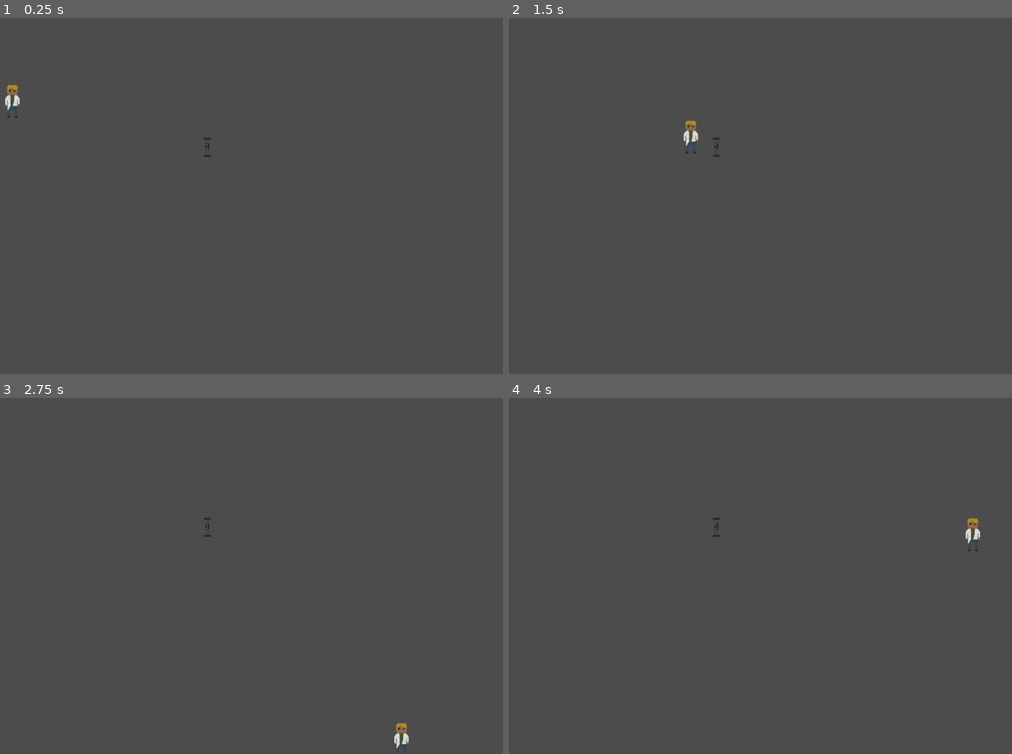
Above: before the commit, frames 1-4 (two rows, left to right).
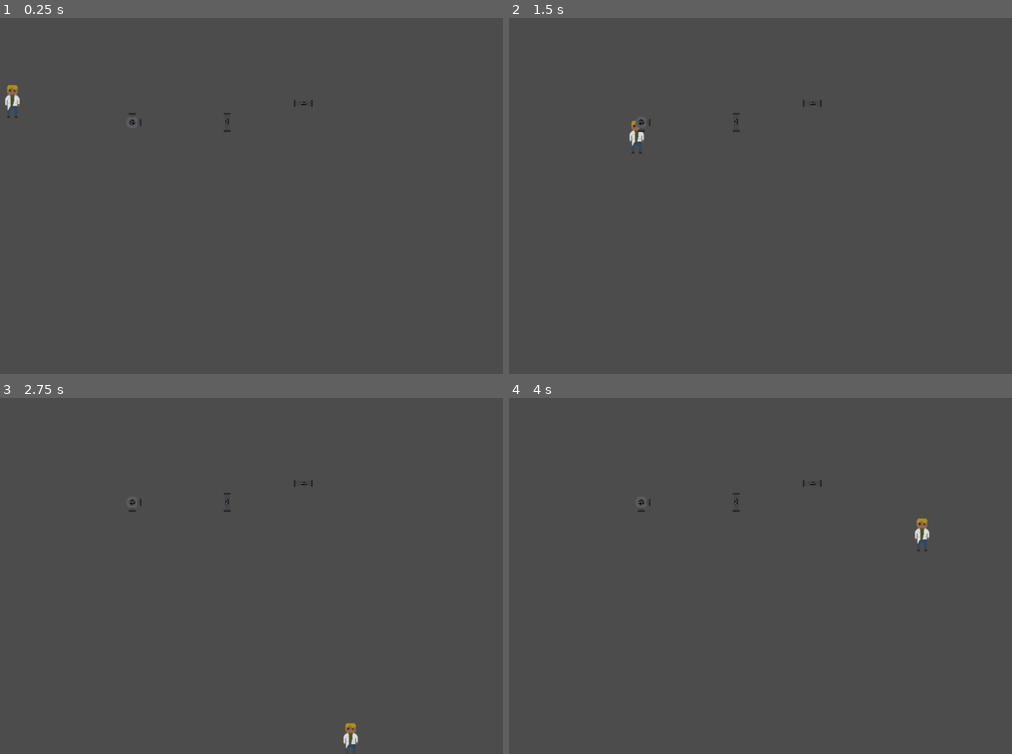
Above: after the commit, the same moments.

Repository: Wigui/GameJamCEMEA
Game: Godot game, scene res://Scene/World.tscn
The game is run twice, just before and just after one commit, with the same random seed, the same clock (stepped at 60 frames per second) and the same inputs. The project has no main scene, so this scene is started directly.
Inputs:
- Up to frame 1 (0.25 s): no input
- Up to frame 2 (1.5 s): tap Enter at 0.5 s; hold Right (ui_right) 0.53-1.28 s; tap Space (attraper) at 0.6, 1.35 s; hold Down (ui_down) from 1.28 s (still down)
- Up to frame 3 (2.75 s): release Down (ui_down) at 2.03 s; hold Right (ui_right) from 2.03 s (still down); tap Space (attraper) at 2.1 s
- Up to frame 4 (4 s): release Right (ui_right) at 2.78 s; hold Up (ui_up) 2.78-3.53 s; tap Space (attraper) at 2.85, 3.6 s; hold Left (ui_left) from 3.53 s (still down)

The runs differ from the first frame. In frame 1, less than 0.1% of the frame differs, in the area x 25-63%, y 23-39%; in frame 2, 0.4%; in frame 3, 0.4%; in frame 4, 0.4%, in the area x 25-94%, y 23-43%.
Error after the commit: Invalid call. Nonexistent function 'get_class' in base 'Nil'. (res://Scene/Player.gd:36)

Commit message:
1/3 de jeu atteins

Diff:
--- /dev/null
+++ b/Scene/FixedPipe.gd
@@ -0,0 +1,4 @@
+extends StaticBody2D
+
+func get_class():
+	return "FixedPipe"
--- /dev/null
+++ b/Scene/FixedPipe.tscn
@@ -0,0 +1,17 @@
+[gd_scene load_steps=4 format=2]
+
+[ext_resource path="res://Scene/FixedPipe.gd" type="Script" id=1]
+[ext_resource path="res://AssetGraphique/Tuyau/CoudeDeuxSortiesVide.png" type="Texture" id=2]
+
+[sub_resource type="RectangleShape2D" id=1]
+extents = Vector2( 13.2449, 13.429 )
+
+[node name="FixedPipe" type="StaticBody2D"]
+script = ExtResource( 1 )
+
+[node name="CollisionShape2D" type="CollisionShape2D" parent="."]
+position = Vector2( 3.14769, -3.1477 )
+shape = SubResource( 1 )
+
+[node name="Sprite" type="Sprite" parent="."]
+texture = ExtResource( 2 )
--- a/Scene/GrabArea.gd
+++ b/Scene/GrabArea.gd
@@ -8,13 +8,6 @@
 
 func _on_GrabArea_body_exited(body):
 	objets_superposes.erase(body)
-
-func attraper():
-	var objet = get_nearest_object()
-	if not objet:
-		return
-#	objet.collision_layer = 4
-#	objet.collision_mask = 4
 
 func get_nearest_object():
 	if objets_superposes.size()<=0:
@@ -31,3 +24,4 @@
 				min_distance = distance
 				objet_proche = objet
 	print(objet_proche)
+	return objet_proche
--- /dev/null
+++ b/Scene/Pipe.gd
@@ -0,0 +1,4 @@
+extends StaticBody2D
+
+func get_class():
+	return "Pipe"
--- a/Scene/Pipe.tscn
+++ b/Scene/Pipe.tscn
@@ -1,14 +1,16 @@
-[gd_scene load_steps=3 format=2]
+[gd_scene load_steps=4 format=2]
 
-[ext_resource path="res://AssetGraphique/Tuyau/TuyauVide.png" type="Texture" id=1]
+[ext_resource path="res://Scene/Pipe.gd" type="Script" id=1]
+[ext_resource path="res://AssetGraphique/Tuyau/TuyauVide.png" type="Texture" id=2]
 
 [sub_resource type="RectangleShape2D" id=1]
 extents = Vector2( 6.27834, 16.1821 )
 
 [node name="Pipe" type="StaticBody2D"]
-
-[node name="Sprite" type="Sprite" parent="."]
-texture = ExtResource( 1 )
+script = ExtResource( 1 )
 
 [node name="CollisionShape2D" type="CollisionShape2D" parent="."]
 shape = SubResource( 1 )
+
+[node name="Sprite" type="Sprite" parent="."]
+texture = ExtResource( 2 )
--- a/Scene/Player.gd
+++ b/Scene/Player.gd
@@ -2,6 +2,8 @@
 
 var velocite = Vector2()
 export var vitesse = 400
+var tuyau
+var ancien_tuyau
 
 # Called when the node enters the scene tree for the first time.
 func _ready():
@@ -10,6 +12,8 @@
 func _physics_process(delta):
 	_check_control()
 	move_and_slide(velocite)
+	if tuyau:
+		tuyau.global_position=global_position #self.global_position
 
 func _check_control():
 	if Input.is_action_pressed("ui_right"):
@@ -23,4 +27,39 @@
 	else:
 		velocite = Vector2(0,0)
 	if Input.is_action_just_pressed("attraper"):
-		$GrabArea.attraper() #get_node("noeud").function au lieu de $ pour appeler un script qui se situe dans le même noeud
+		interagir()
+	if Input.is_action_just_released("attraper"):
+		lacher()
+
+func interagir():
+	var objet = $GrabArea.get_nearest_object() #get_node("noeud").function au lieu de $ pour appeler un script qui se situe dans le même noeud
+	if objet.get_class()=="Pipe":
+		attraper(objet)
+	if objet.get_class()=="FixedPipe":
+		tourner(objet)
+
+func attraper(objet):
+	if not objet:
+		return
+	objet.get_node("CollisionShape2D").disabled=true
+	tuyau=objet
+	objet.global_position=global_position
+	objet.z_index=1
+
+func lacher():
+	if not tuyau:
+		return
+	tuyau.get_node("CollisionShape2D").disabled=false
+	tuyau.global_position = tuyau.global_position.snapped(Vector2(32,32))
+	tuyau.z_index=0
+	ancien_tuyau=tuyau
+	add_collision_exception_with(ancien_tuyau)
+	tuyau = null
+
+func tourner(objet):
+	objet.rotation_degrees = int(objet.rotation_degrees+90)%360
+
+func _on_OverlapArea_body_shape_exited(body_id, body, body_shape, area_shape):
+	if ancien_tuyau and body==ancien_tuyau:
+		remove_collision_exception_with(ancien_tuyau)
+		ancien_tuyau=null
--- a/Scene/Player.tscn
+++ b/Scene/Player.tscn
@@ -15,7 +15,6 @@
 script = ExtResource( 1 )
 
 [node name="Sprite" type="Sprite" parent="."]
-scale = Vector2( 1, 1 )
 texture = ExtResource( 2 )
 
 [node name="CollisionShape2D" type="CollisionShape2D" parent="."]
@@ -28,5 +27,12 @@
 
 [node name="CollisionShape2D" type="CollisionShape2D" parent="GrabArea"]
 shape = SubResource( 2 )
+
+[node name="OverlapArea" type="Area2D" parent="."]
+
+[node name="CollisionShape2D2" type="CollisionShape2D" parent="OverlapArea"]
+position = Vector2( 0, 17.1144 )
+shape = SubResource( 1 )
 [connection signal="body_entered" from="GrabArea" to="GrabArea" method="_on_GrabArea_body_entered"]
 [connection signal="body_exited" from="GrabArea" to="GrabArea" method="_on_GrabArea_body_exited"]
+[connection signal="body_shape_exited" from="OverlapArea" to="." method="_on_OverlapArea_body_shape_exited"]
--- a/Scene/World.tscn
+++ b/Scene/World.tscn
@@ -1,13 +1,21 @@
-[gd_scene load_steps=3 format=2]
+[gd_scene load_steps=4 format=2]
 
 [ext_resource path="res://Scene/Pipe.tscn" type="PackedScene" id=1]
 [ext_resource path="res://Scene/Player.tscn" type="PackedScene" id=2]
+[ext_resource path="res://Scene/FixedPipe.tscn" type="PackedScene" id=3]
 
 [node name="World" type="Node2D"]
 
 [node name="Pipe" parent="." instance=ExtResource( 1 )]
-position = Vector2( 526.889, 217.94 )
+position = Vector2( 560.081, 175.839 )
+
+[node name="Pipe2" parent="." instance=ExtResource( 1 )]
+position = Vector2( 688, 144 )
+rotation = 1.5708
 
 [node name="Player" parent="." instance=ExtResource( 2 )]
 position = Vector2( 198.781, 141.302 )
 vitesse = 300
+
+[node name="FixedPipe" parent="." instance=ExtResource( 3 )]
+position = Vector2( 400.433, 176 )
